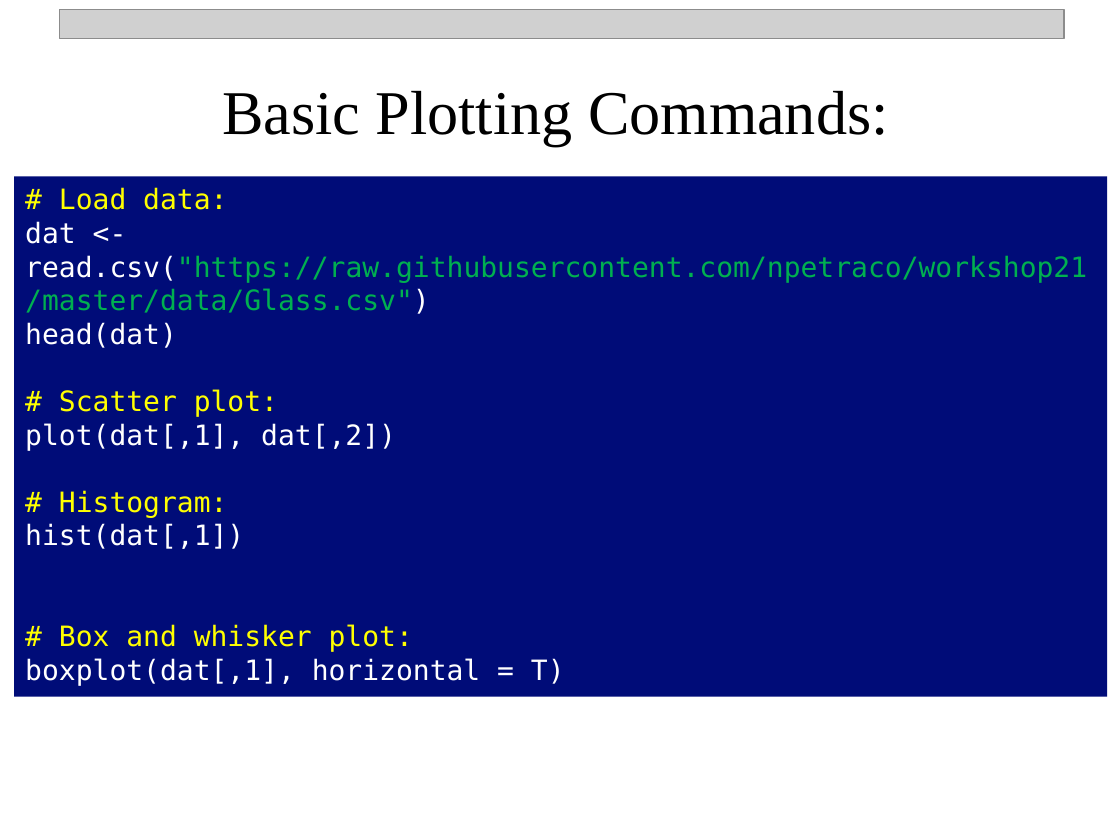
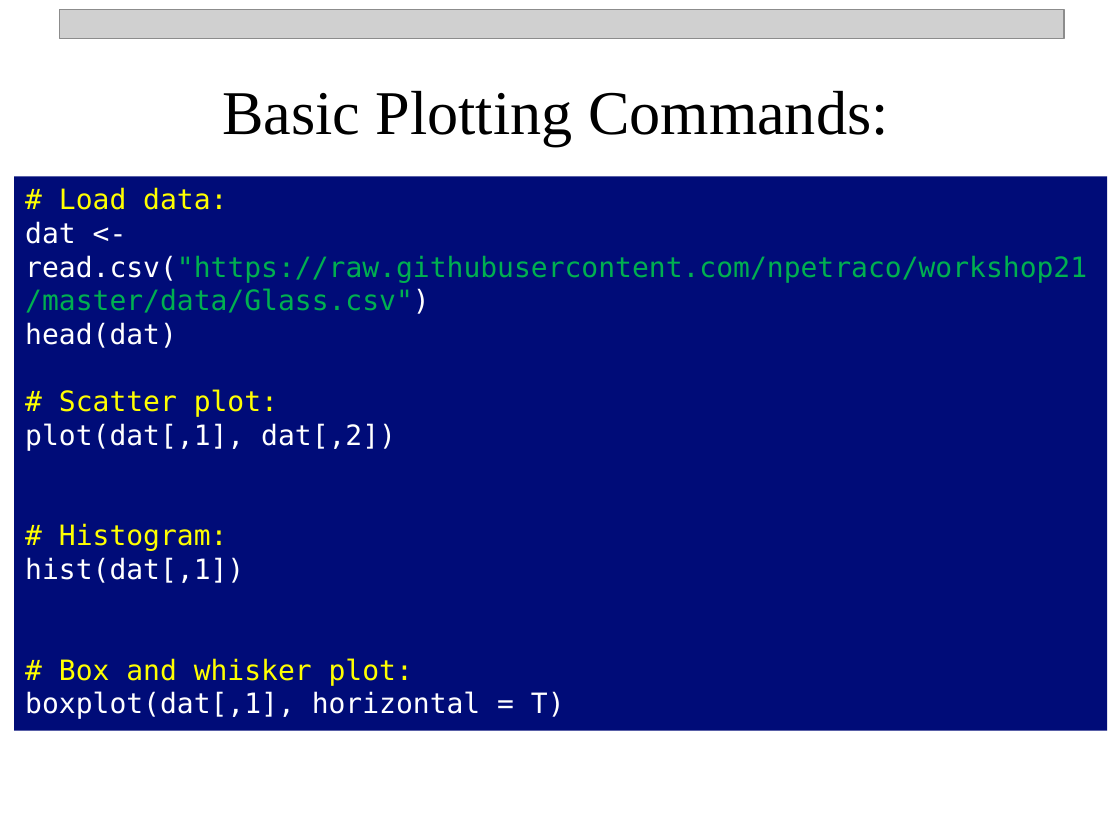
Before and after one commit to npetraco/workshop21, a slide deck: slide 18 of notes/day_1.pptx (slide 21 before the commit). Drawn at 1120x840 pixels with LibreOffice and Linux fonts; fonts in the diff are those of the drawing; grey boxes stand for pictures. Boxes give left, top, right and bottom in pixels: in the first picture for what was removed or moved away, otherwise in the second. Text is boxed around its words. In the diff, an @@ line names an element or a change of style, - is before the commit and + after.

```diff
--- a/notes/day_1.pptx
+++ b/notes/day_1.pptx
@@ rectangle "# Load data:": place and size @@
-rectangle "# Load data:" at (15,177,1108,697)
+rectangle "# Load data:" at (15,177,1108,731)
```
Also in this commit, not shown: 1 other slide changed, 3 slides removed, 6 other files.
